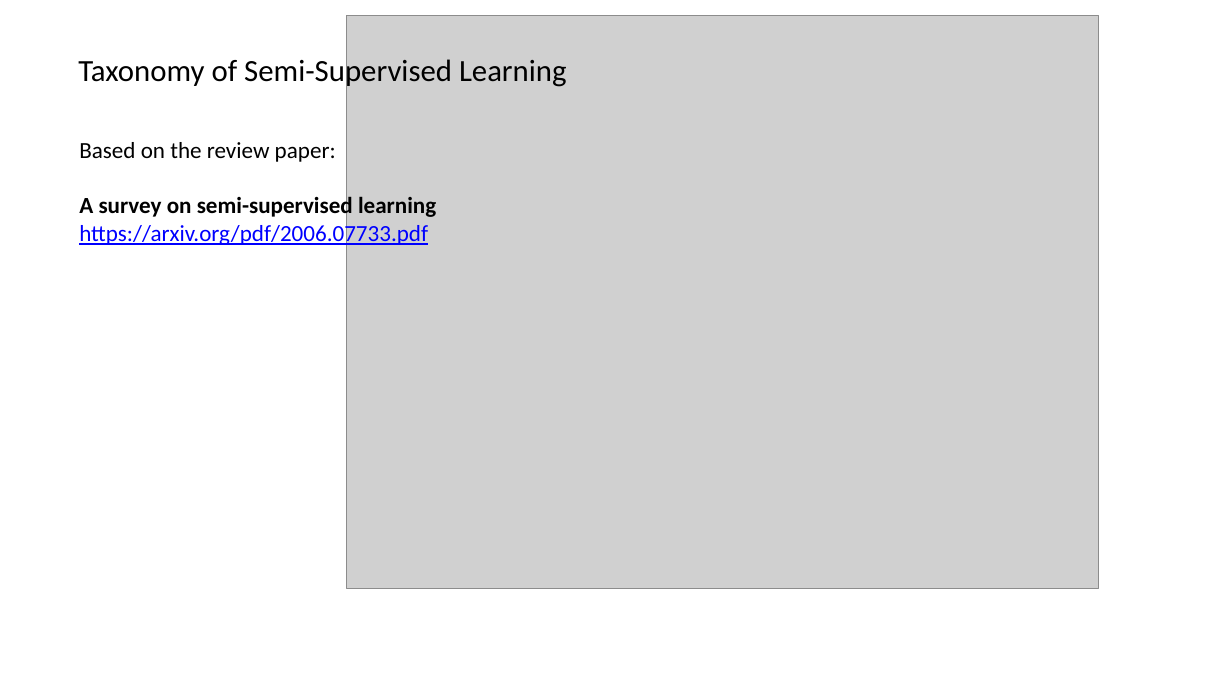
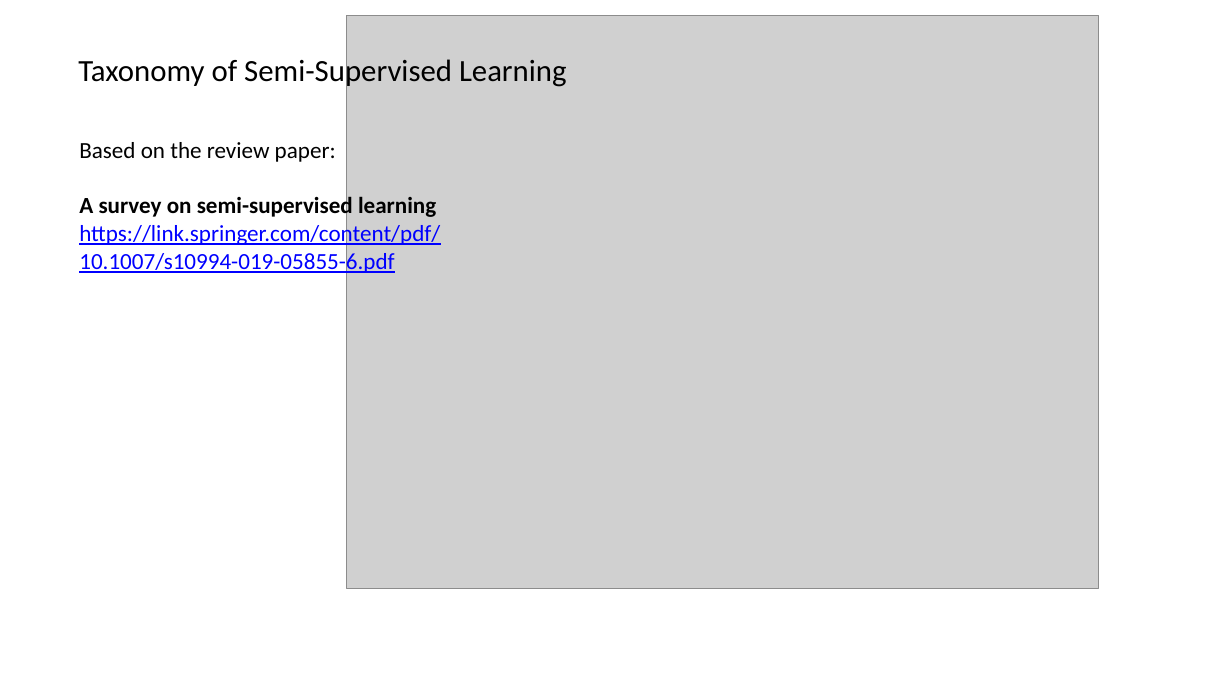
Before and after one commit to MonashDataFluency/Semi-Supervised-Deep-Learning, a slide deck: slide 7 of Semi-Supervised Deep Learning - Slides.pptx. Drawn at 1232x693 pixels with LibreOffice and Linux fonts; fonts in the diff are those of the drawing; grey boxes stand for pictures; background and template pictures are left out. Boxes give left, top, right and bottom in pixels: in the first picture for what was removed or moved away, otherwise in the second. Text is boxed around its words. In the diff, an @@ line names an element or a change of style, - is before the commit and + after.

```diff
--- a/Semi-Supervised Deep Learning - Slides.pptx
+++ b/Semi-Supervised Deep Learning - Slides.pptx
@@ text at bbox=[79, 222, 440, 275]: text changed @@
-https://arxiv.org/pdf/2006.07733.pdf
+https://link.springer.com/content/pdf/10.1007/s10994-019-05855-6.pdf
```
Also in this commit, not shown: 2 other slides changed, 1 slide added, 2 other files.
